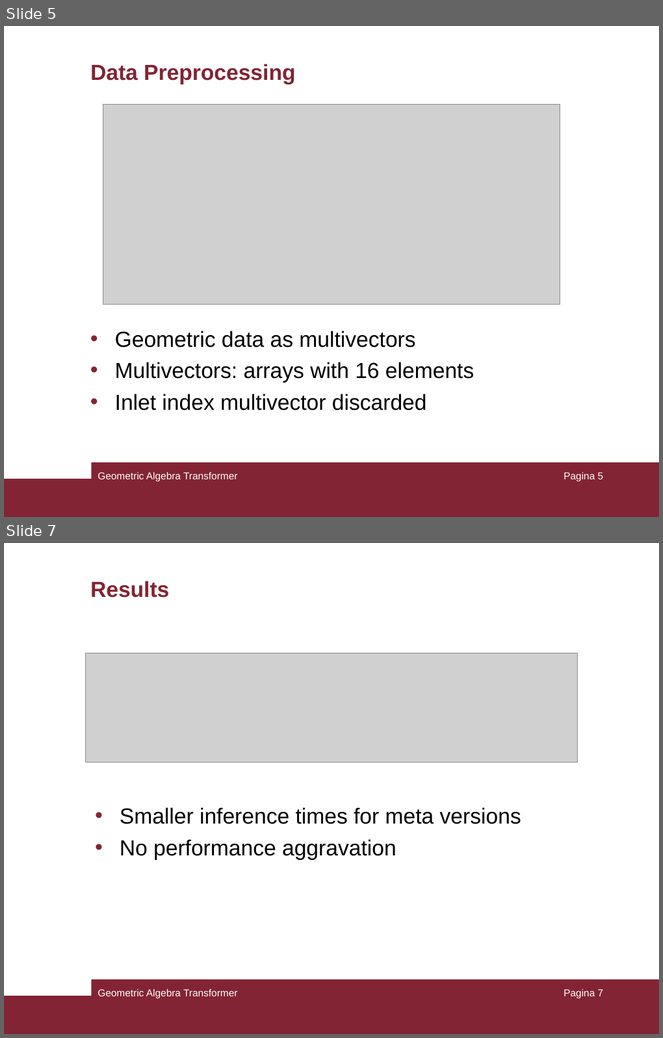
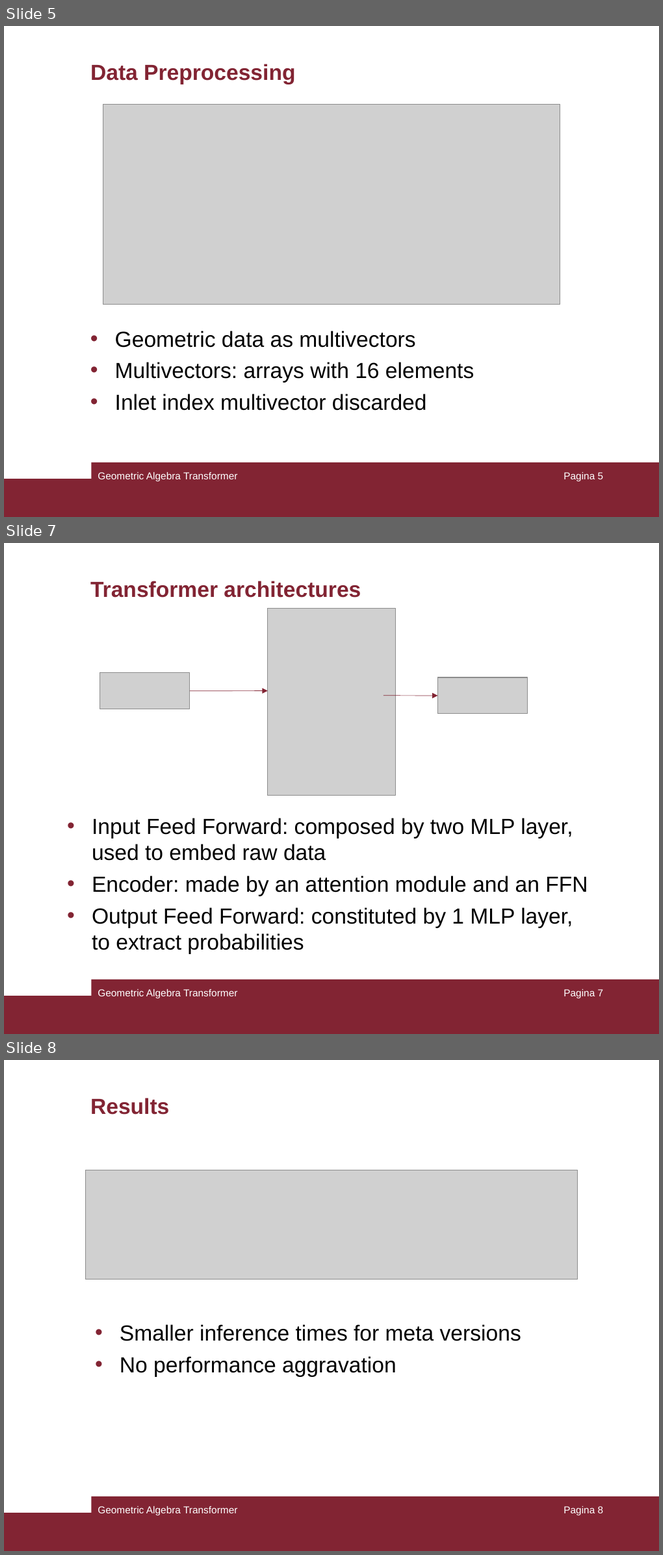
Before and after one commit to LorCir28/Geometric_Algebra_Transformer, a slide deck: presentation/presentation.ppt. Shown one above the other, each under a label of ours: slides 5 and 7 before the commit, slides 5, 7 and 8 after it; the slides between them are not shown. The pictures are 663x1038 and 663x1555 pixels, drawn with LibreOffice and Linux fonts; fonts in the diff are those of the drawing; grey boxes stand for pictures. Boxes give left, top, right and bottom in pixels: in the first picture for what was removed or moved away, otherwise in the second. Text is boxed around its words. In the diff, an @@ line names an element or a change of style, - is before the commit and + after.

Commit message:
Added slides on architectures

```diff
--- a/presentation/presentation.ppt
+++ b/presentation/presentation.ppt
@@ slide 7 added at <box>4,543,659,1034</box>, background #FFFFFF; not listed: 2 template elements that a slide beside it also shows @@
@@ title added at <box>90,581,361,598</box>, 24 pt, text #822433, bold @@
+Transformer architectures
@@ picture added at <box>267,609,395,796</box> @@
@@ picture added at <box>100,673,189,709</box> @@
@@ picture added at <box>438,678,527,713</box> @@
@@ arrow added from (190, 691) to (267, 691), #822433 0.51 pt @@
@@ arrow added from (384, 696) to (438, 696), #822433 0.51 pt @@
@@ text added at <box>92,818,588,954</box>, 24 pt, text #000000 @@
+• Input Feed Forward: composed by two MLP layer, used to embed raw data
+• Encoder: made by an attention module and an FFN
+• Output Feed Forward: constituted by 1 MLP layer, to extract probabilities
@@ text added at <box>98,990,237,999</box>, 11 pt, text #FFFFFF @@
+Geometric Algebra Transformer
@@ page number added at <box>564,990,604,999</box>, 11 pt, text #FFFFFF @@
+Pagina 7
@@ what was slide 7 is now slide 8 @@
@@ page number at <box>564,1507,604,1516</box>: text changed @@
-Pagina 7
+Pagina 8
```
Also in this commit, not shown: 1 other slide added, 1 slide removed.
